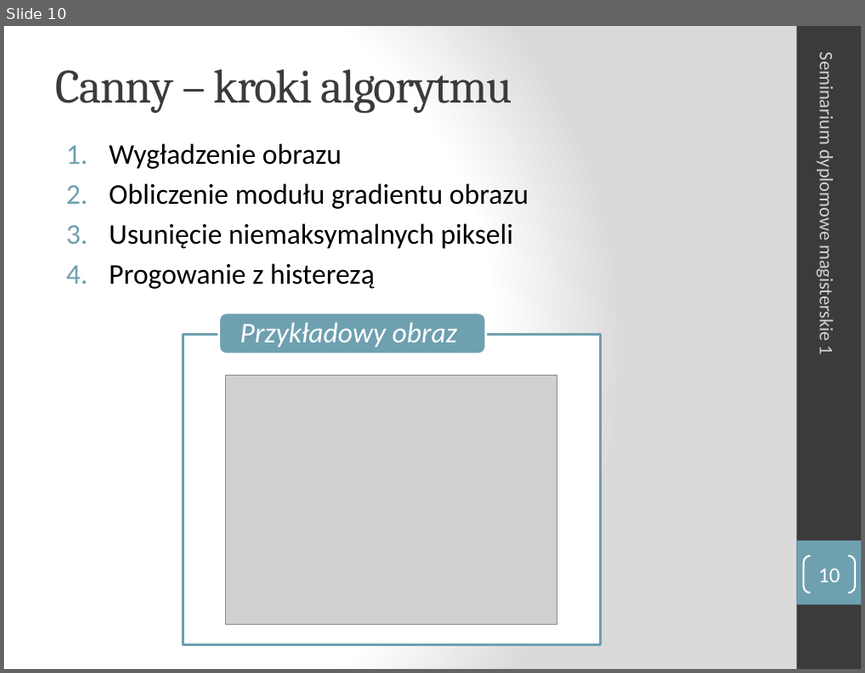
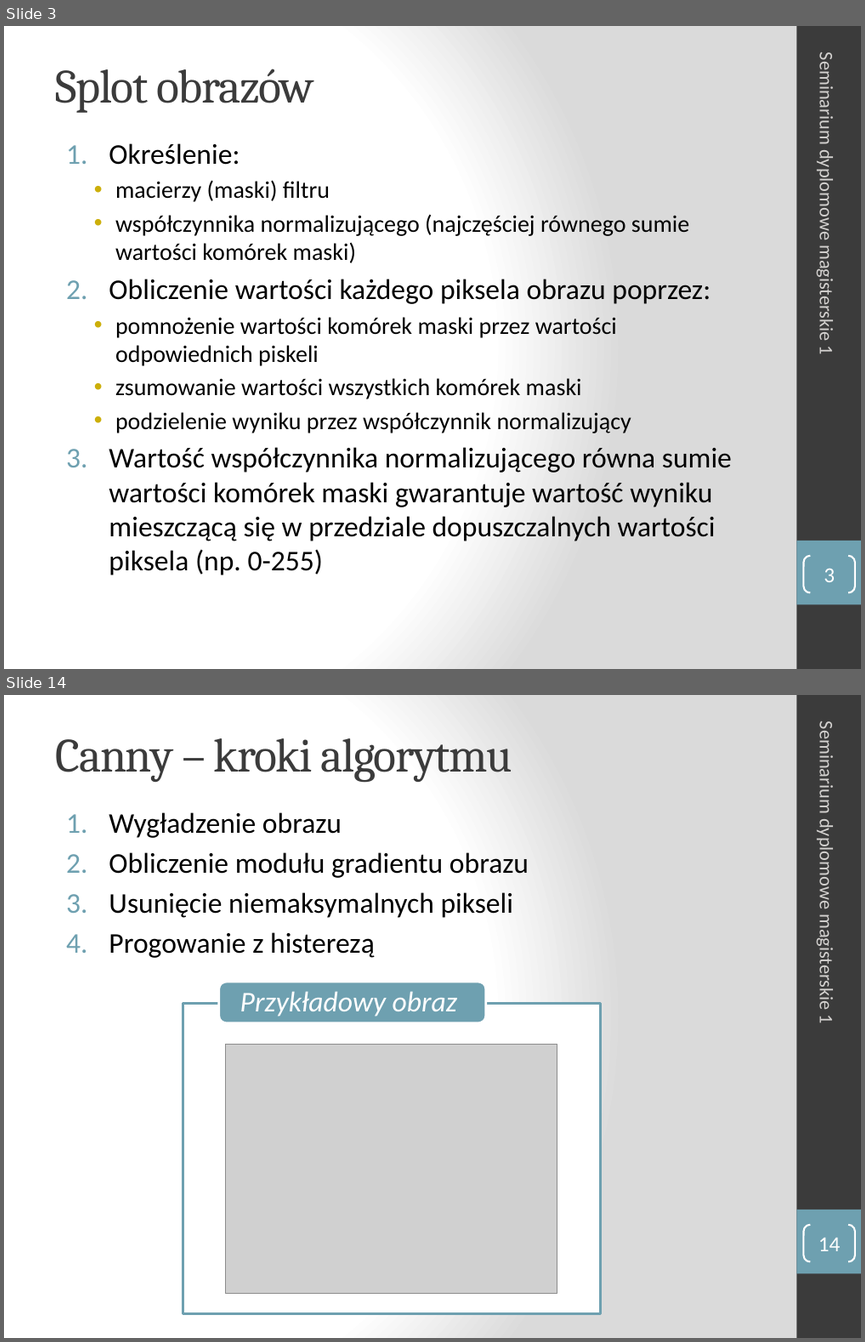
Before and after one commit to turekj/msc, a slide deck: Placeholder/seminar1/prezentacja/sdm1_Aniserowicz_Michal.pptx. Shown one above the other, each under a label of ours: slide 10 before the commit, slides 3 and 14 after it; the slides between them are not shown. The pictures are 865x673 and 865x1342 pixels, drawn with LibreOffice and Linux fonts; fonts in the diff are those of the drawing; grey boxes stand for pictures. Boxes give left, top, right and bottom in pixels: in the first picture for what was removed or moved away, otherwise in the second. Text is boxed around its words. In the diff, an @@ line names an element or a change of style, - is before the commit and + after.

```diff
--- a/Placeholder/seminar1/prezentacja/sdm1_Aniserowicz_Michal.pptx
+++ b/Placeholder/seminar1/prezentacja/sdm1_Aniserowicz_Michal.pptx
@@ slide 3 added at (x1=4, y1=26, x2=861, y2=669), background gradient #FFFFFF to #DADADA; not listed: 2 template elements that a slide beside it also shows @@
@@ title added at (x1=55, y1=68, x2=314, y2=113), 40 pt, text #3B3B3B @@
+Splot obrazów
@@ text added at (x1=815, y1=62, x2=838, y2=354), 16 pt, text #D4D2D0 @@
+Seminarium dyplomowe magisterskie 1
@@ text added at (x1=109, y1=143, x2=732, y2=575), 20 pt, text #000000 @@
+1. Określenie:
+  • macierzy (maski) filtru
+  • współczynnika normalizującego (najczęściej równego sumie wartości komórek maski)
+2. Obliczenie wartości każdego piksela obrazu poprzez:
+  • pomnożenie wartości komórek maski przez wartości odpowiednich piskeli
+  • zsumowanie wartości wszystkich komórek maski
+  • podzielenie wyniku przez współczynnik normalizujący
+3. Wartość współczynnika normalizującego równa sumie wartości komórek maski gwarantuje wartość wyniku mieszczącą się w przedziale dopuszczalnych wartości piksela (np. 0-255)
@@ page number added at (x1=803, y1=556, x2=855, y2=592), outline #FFFFFF 1.5 pt, 18 pt, text #FFFFFF @@
+3
@@ what was slide 10 is now slide 14 @@
@@ page number at (x1=818, y1=1237, x2=840, y2=1251): text changed @@
-10
+14
```
Also in this commit, not shown: 9 slides changed, 4 other slides added, 1 slide removed, 4 other files.
